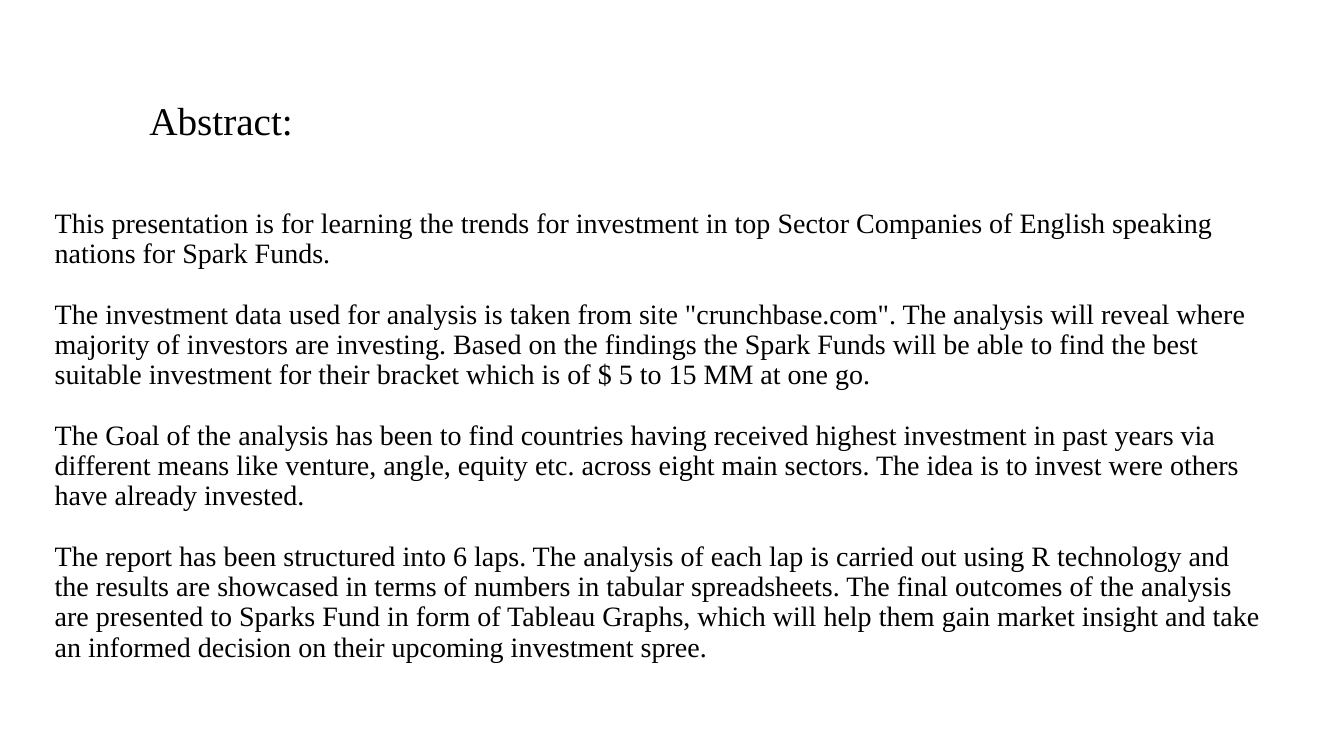
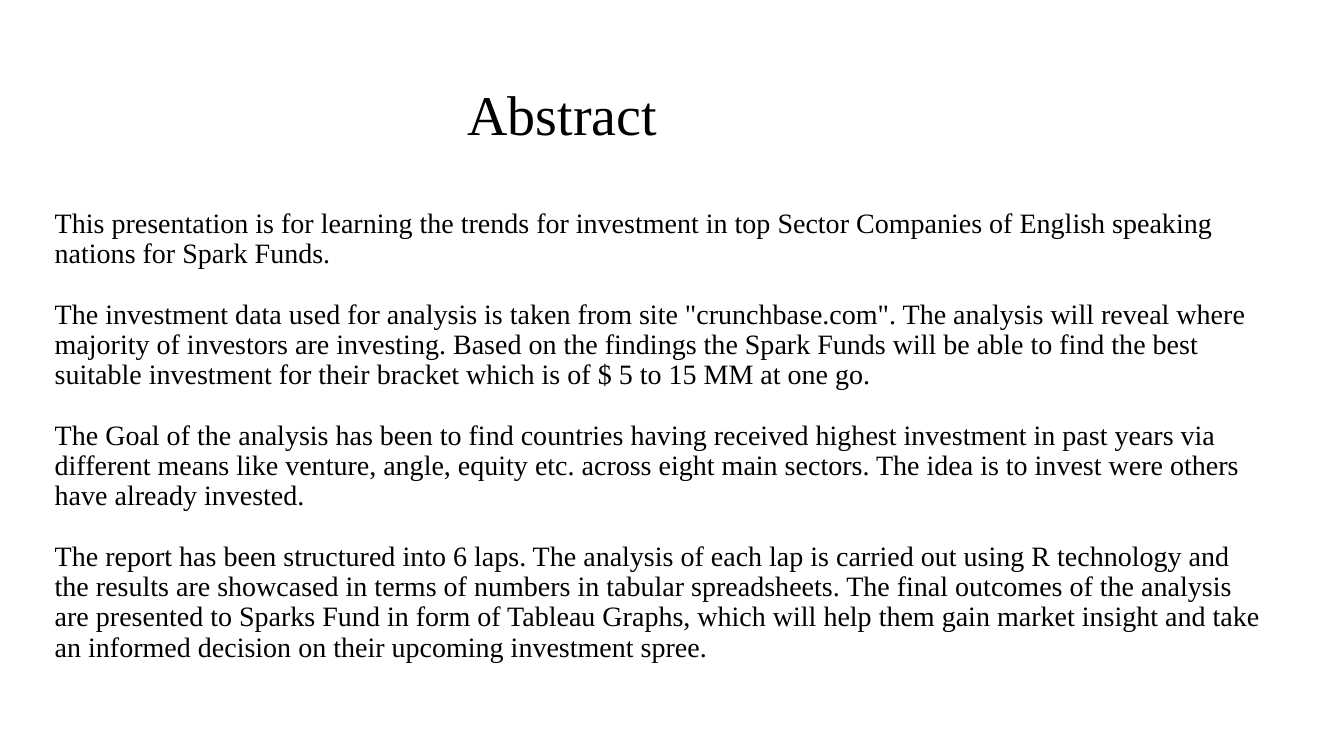
Before and after one commit to Bhumit-t/InvestmentCaseStuday, a slide deck: slide 2 of Spark Funds Presentation.pptx. Drawn at 1344x756 pixels with LibreOffice and Linux fonts; fonts in the diff are those of the drawing; background and template pictures are left out. Boxes give left, top, right and bottom in pixels: in the first picture for what was removed or moved away, otherwise in the second. Text is boxed around its words. In the diff, an @@ line names an element or a change of style, - is before the commit and + after.

```diff
--- a/Spark Funds Presentation.pptx
+++ b/Spark Funds Presentation.pptx
@@ title at [467, 96, 656, 136]: text changed; size 28 to 40 pt @@
-Abstract:
+Abstract
```
Also in this commit, not shown: 3 other slides changed, 4 slides added, 4 slides removed.
